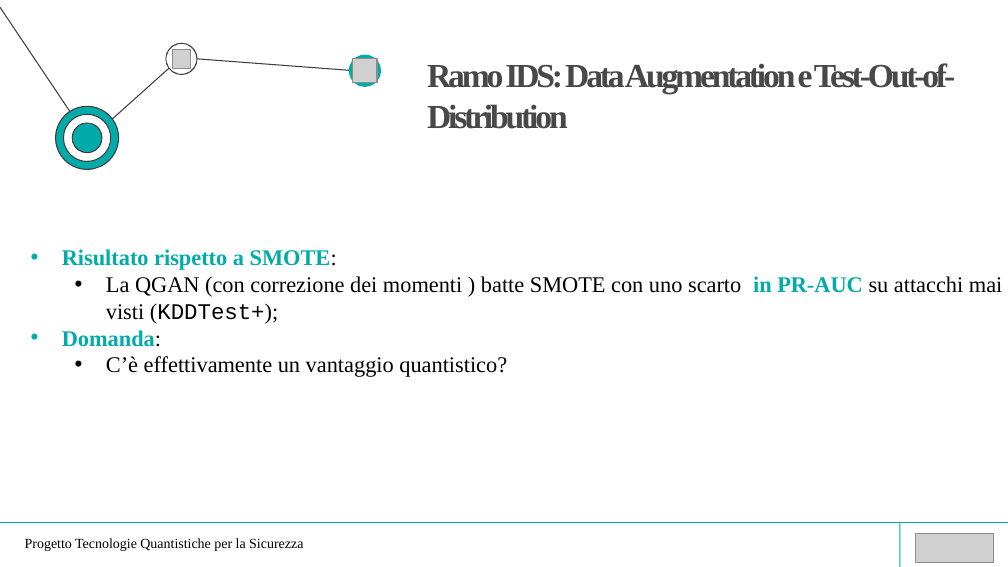
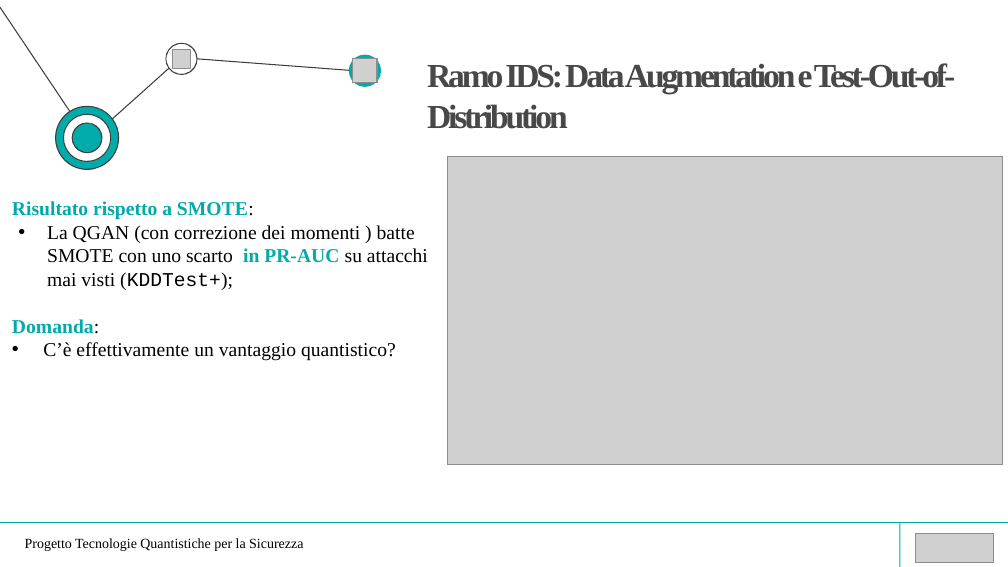
Before and after one commit to nf0101/qgan-qber, a slide deck: slide 6 of docs/presentazione.pptx. Drawn at 1008x567 pixels with LibreOffice and Linux fonts; fonts in the diff are those of the drawing; grey boxes stand for pictures. Boxes give left, top, right and bottom in pixels: in the first picture for what was removed or moved away, otherwise in the second. Text is boxed around its words. In the diff, an @@ line names an element or a change of style, - is before the commit and + after.

```diff
--- a/docs/presentazione.pptx
+++ b/docs/presentazione.pptx
@@ picture added at [448,156,1003,464] @@
@@ text "Risultato rispetto a SMOTE:": place and size @@
-text "Risultato rispetto a SMOTE:" at [62,249,1002,377]
+text "Risultato rispetto a SMOTE:" at [12,201,428,361]
@@ text "Risultato rispetto a SMOTE:" at [12,201,428,361]: size 16 to 14 pt; bullet • to none; list level 2 to 1 in "La QGAN (con correzione dei ..."; list level 2 to 1 in "C’è effettivamente un vantaggio quantistico?" @@
```
Also in this commit, not shown: 3 other slides changed, 1 slide removed, 1 other file.
